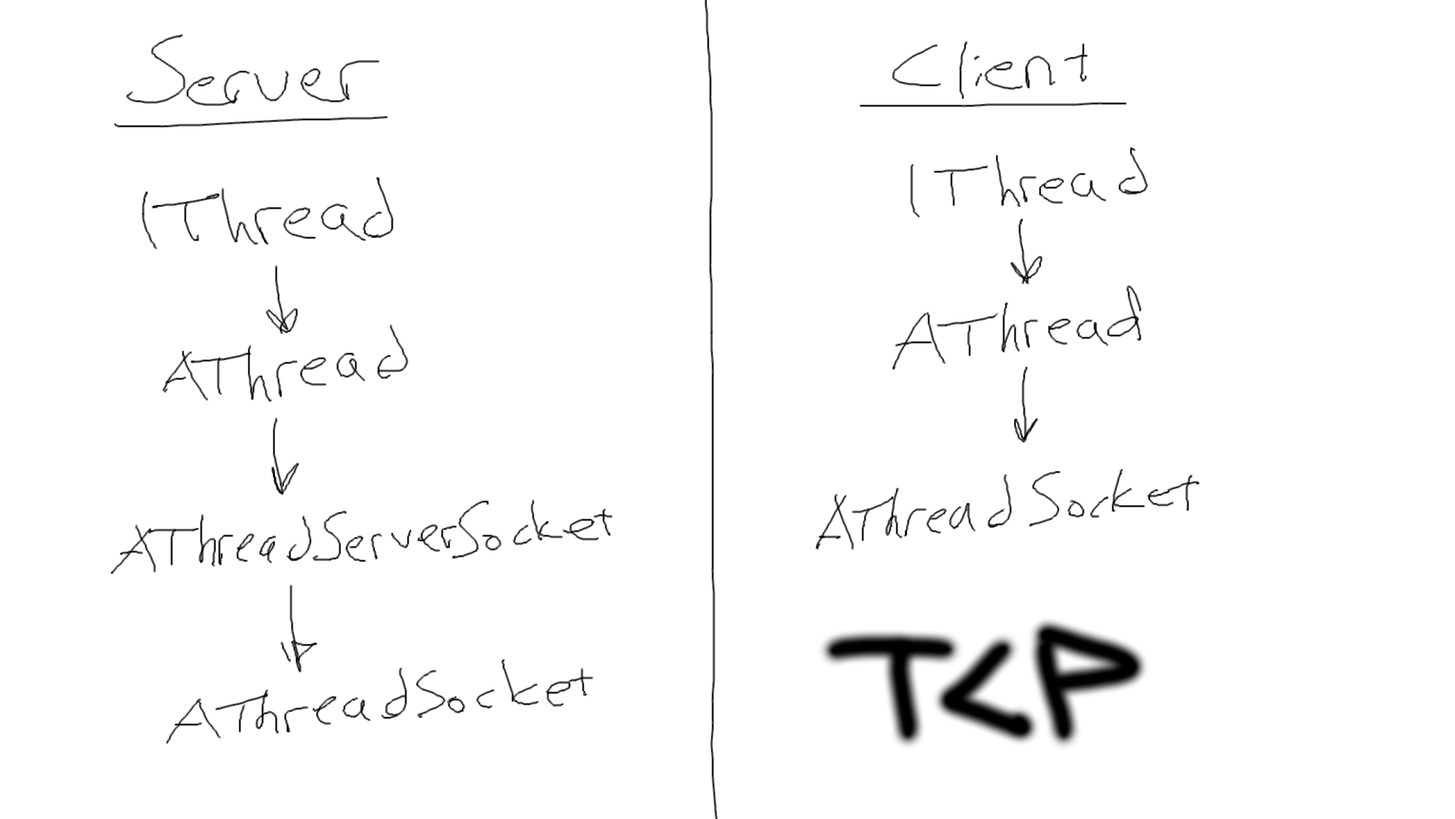
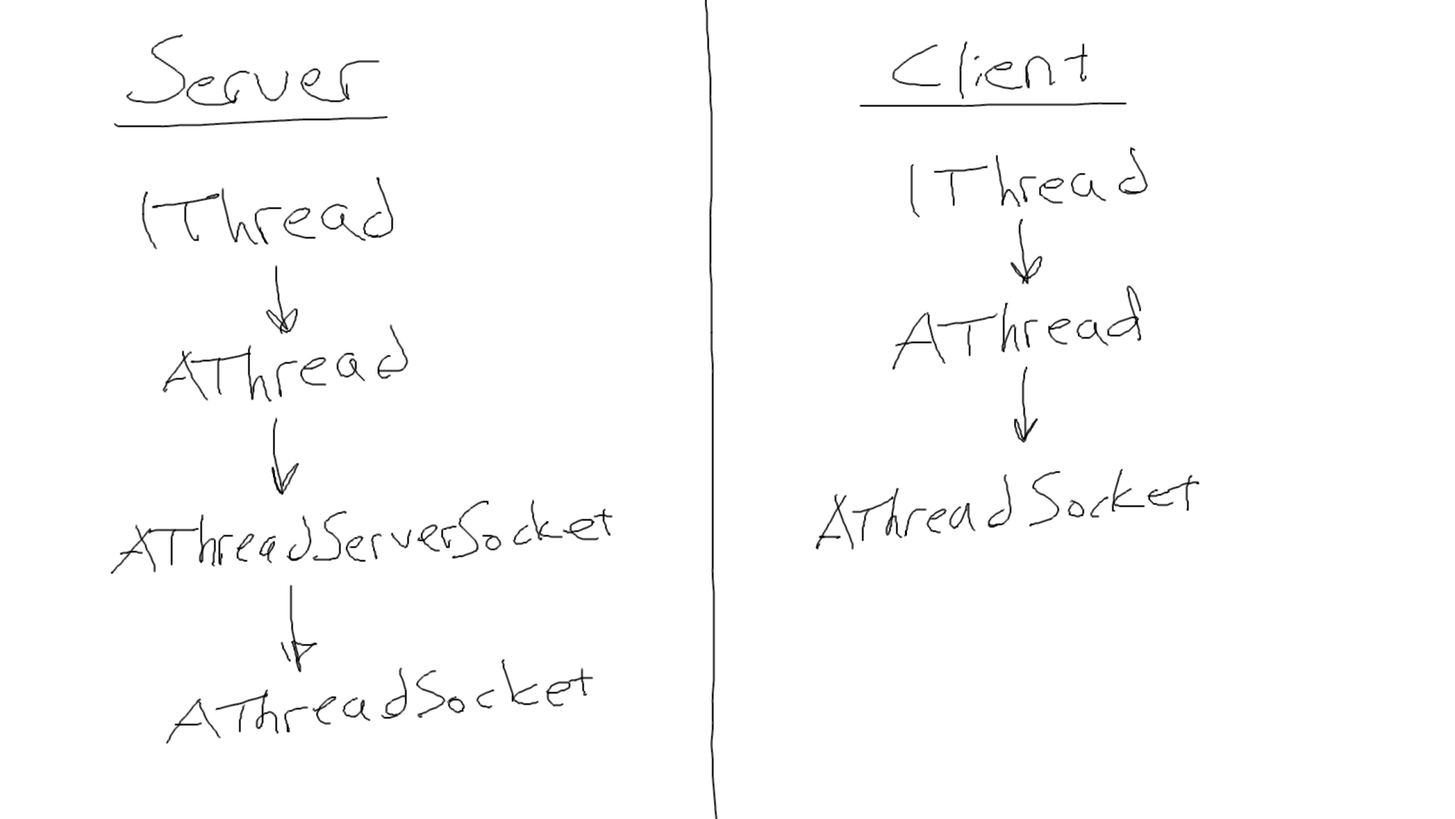
Comparing the layer stacks of the two (1455, 819) images. Changes:
painted on "Background" over [817, 616, 1150, 750]
